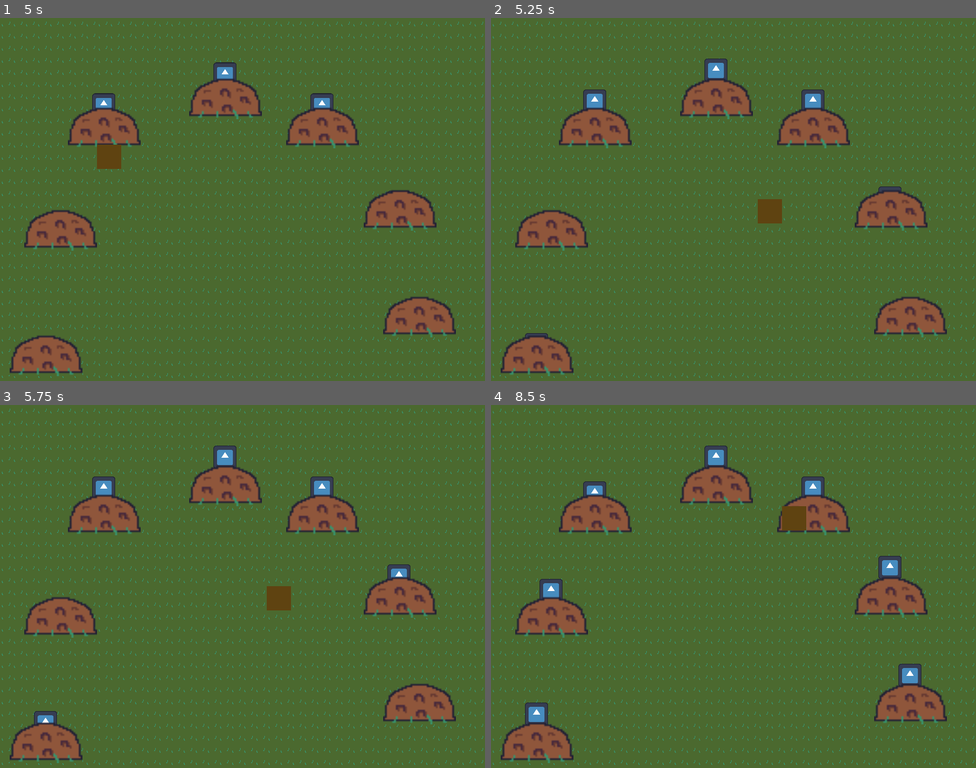
Above: before the commit, frames 1-4 (two rows, left to right).
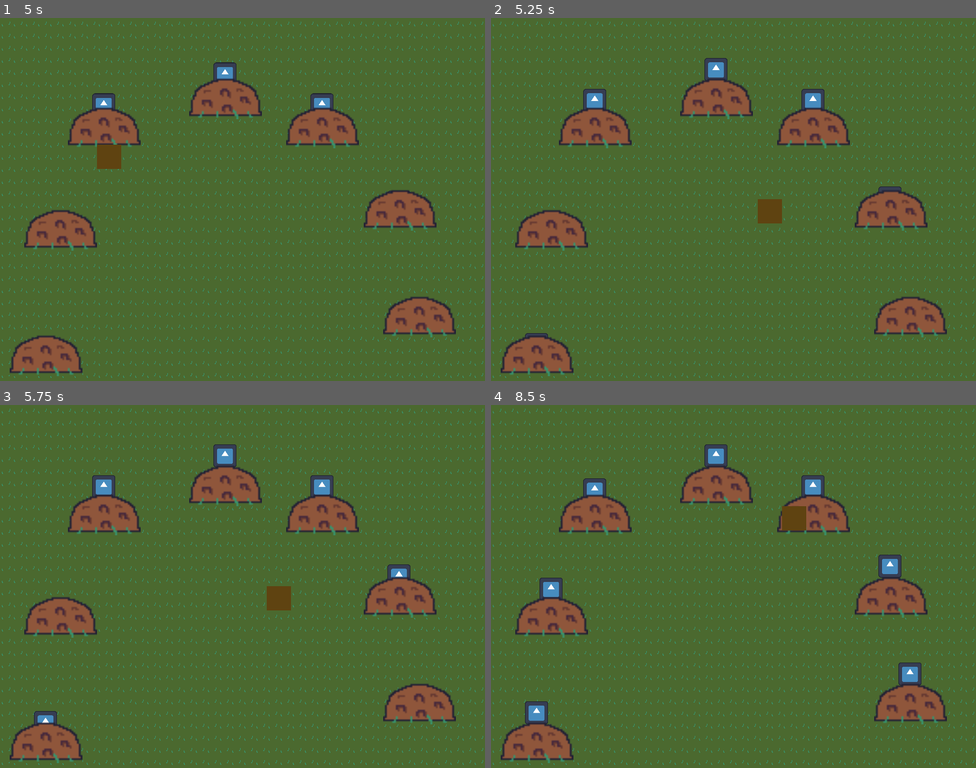
Above: after the commit, the same moments.

Repository: rolika/Mole
Game: Godot game, scene res://main.tscn
Two runs of this game, one before a commit and one after it. Both use one fixed random seed, a clock stepped at 60 frames per second and the inputs below. The engine's default icon, where the game draws it, is replaced by a stand-in: a white triangle on a blue panel in a dark square.
Inputs (mouse positions are in pixels of both pictures, inside the frame that each line leads up to):
- Up to frame 1 (5 s): tap Enter at 0.5, 2, 3.5 s; move the mouse to (349, 181) at 0.52 s; press the mouse at (349, 181) at 0.53 s; tap Space at 1.25, 2.75 s; move the mouse to (145, 217) at 1.27 s; release the mouse at (145, 217) at 1.28 s; click (145, 217) at 1.35 s; move the mouse to (291, 119) at 2.02 s; press the mouse at (291, 119) at 2.03 s; move the mouse to (218, 272) at 2.77 s; release the mouse at (218, 272) at 2.78 s; click (218, 272) at 2.85 s; move the mouse to (388, 253) at 3.52 s; press the mouse at (388, 253) at 3.53 s; move the mouse to (97, 145) at 4.27 s; release the mouse at (97, 145) at 4.28 s; click (97, 145) at 4.35 s
- Up to frame 2 (5.25 s): move the mouse to (757, 199) at 5.02 s; press the mouse at (757, 199) at 5.03 s
- Up to frame 3 (5.75 s): no input
- Up to frame 4 (8.5 s): move the mouse to (660, 495) at 5.77 s; release the mouse at (660, 495) at 5.78 s; click (660, 495) at 5.85 s; move the mouse to (840, 568) at 6.52 s; press the mouse at (840, 568) at 6.53 s; move the mouse to (636, 604) at 7.27 s; release the mouse at (636, 604) at 7.28 s; click (636, 604) at 7.35 s; tap Space at 8 s; move the mouse to (782, 506) at 8.02 s; press the mouse at (782, 506) at 8.03 s

Frame 1 is identical in both runs. In frame 2, less than 0.1% of the frame differs, in the area x 19-69%, y 11-25%; in frame 3, 0.2%; in frame 4, 0.5%, in the area x 7-89%, y 10-88%.

Commit message:
climb without timer

Diff:
--- a/mole.gd
+++ b/mole.gd
@@ -15,21 +15,31 @@
 var exposed: bool
 var hidetimer: Timer
 var dancetimer: Timer
-var crawltimer: Timer
 var direction: int
+var safepos: float
+var maxheight: float
 
 
 func _ready():
+	safepos = position.y
+	maxheight = safepos - $TextureRect.get_size().y * self.get_scale().y
 	threatened = false
 	exposed = false
 	hidetimer = $HideTimer
 	dancetimer = $DanceTimer
-	crawltimer = $CrawlTimer
 	init_timer(hidetimer, HIDETIME)
 
 
 func _process(delta):
 	position.y += CRAWL_SPEED * delta * direction
+	if position.y > safepos:  # mole descended
+		direction = 0
+		position.y = safepos
+		init_timer(hidetimer, HIDETIME)
+	if position.y < maxheight:  # mole ascended
+		direction = 0
+		position.y = maxheight
+		init_timer(dancetimer, DANCETIME)
 
 
 func _on_area_entered(_area:Area2D):
@@ -44,37 +54,24 @@
 	if threatened and exposed:
 		threatened = false
 		dancetimer.stop()
-		descend(hit)
+		hit.emit()
+		direction = 1
 	else:
 		shame.emit()
 
 
 func _on_hide_timer_timeout():
 	direction = -1
-	crawltimer.start()
 
 
 func _on_dance_timer_timeout():
-	descend(shame)
-
-
-func _on_crawl_timer_timeout():
-	if direction == -1:  # mole ascended and now is dancing
-		init_timer(dancetimer, DANCETIME)
-	else:  # mole descended and now is hiding
-		init_timer(hidetimer, HIDETIME)
-	direction = 0  # stand still while hiding or dancing
+	shame.emit()
+	direction = 1
 
 
 func init_timer(timer:Timer, duration:int):
 	timer.wait_time = randi() % duration + MIN_TIME
 	timer.start()
-
-
-func descend(cause:Signal):
-	cause.emit()
-	crawltimer.start()
-	direction = 1
 
 
 func _on_mole_hill_mole_exposed():
--- a/mole.tscn
+++ b/mole.tscn
@@ -27,12 +27,7 @@
 [node name="DanceTimer" type="Timer" parent="."]
 one_shot = true
 
-[node name="CrawlTimer" type="Timer" parent="."]
-wait_time = 1.2
-one_shot = true
-
 [connection signal="area_entered" from="." to="." method="_on_area_entered"]
 [connection signal="area_exited" from="." to="." method="_on_area_exited"]
 [connection signal="timeout" from="HideTimer" to="." method="_on_hide_timer_timeout"]
 [connection signal="timeout" from="DanceTimer" to="." method="_on_dance_timer_timeout"]
-[connection signal="timeout" from="CrawlTimer" to="." method="_on_crawl_timer_timeout"]
